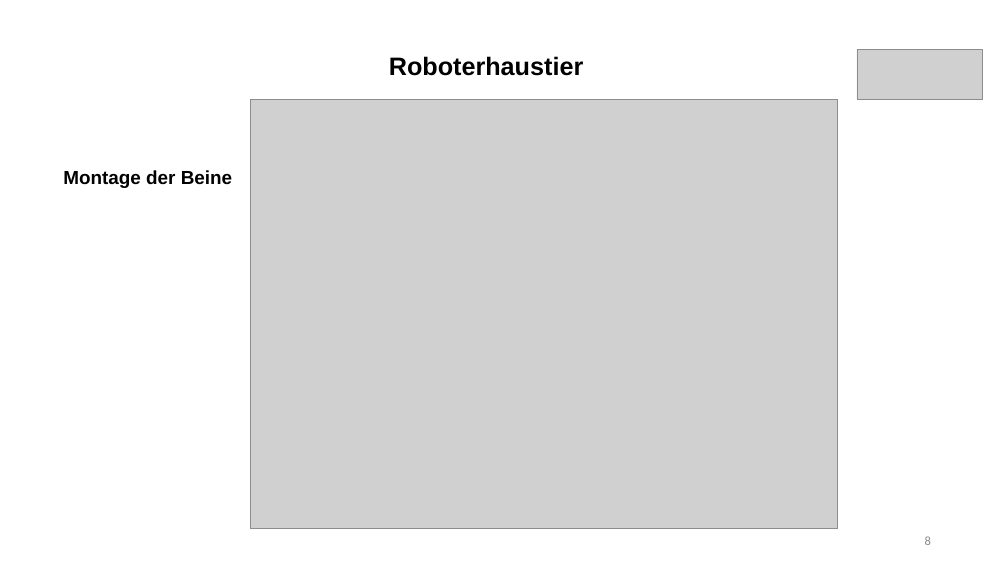
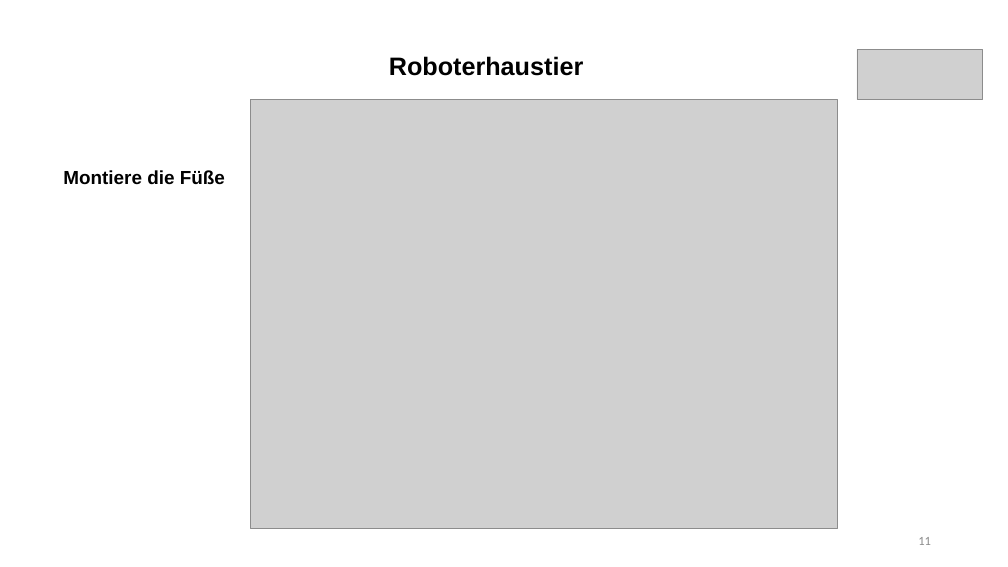
Before and after one commit to frankyhub/Egone, a slide deck: slide 11 of pdf/Roboterhaustier.pptx (slide 8 before the commit). Drawn at 1008x567 pixels with LibreOffice and Linux fonts; fonts in the diff are those of the drawing; grey boxes stand for pictures. Boxes give left, top, right and bottom in pixels: in the first picture for what was removed or moved away, otherwise in the second. Text is boxed around its words. In the diff, an @@ line names an element or a change of style, - is before the commit and + after.

```diff
--- a/pdf/Roboterhaustier.pptx
+++ b/pdf/Roboterhaustier.pptx
@@ text at <box>63,170,225,185</box>: text changed @@
-Montage der Beine
+Montiere die Füße
@@ page number at <box>918,537,931,545</box>: text changed @@
-8
+11
```
Also in this commit, not shown: 3 other slides changed, 3 slides added, 6 other files.
